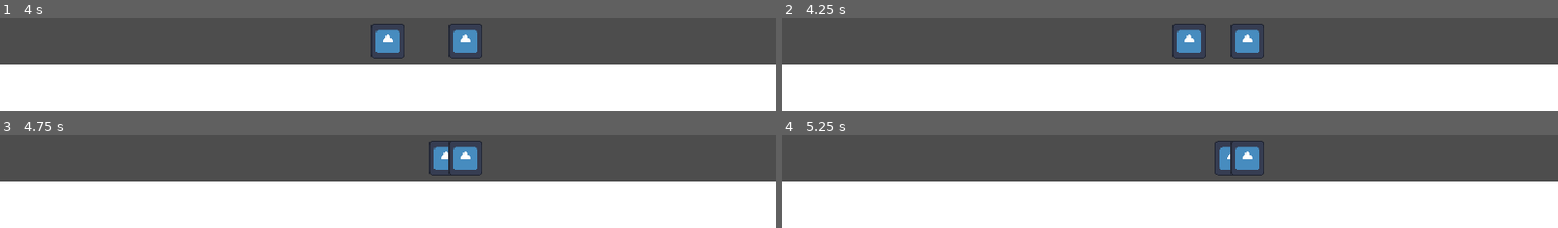
Above: before the commit, frames 1-4 (two rows, left to right).
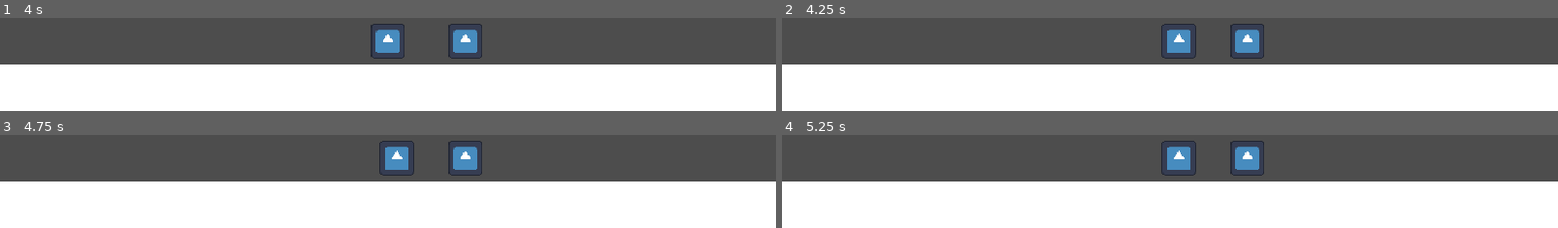
Above: after the commit, the same moments.

Repository: LucasSMFerreira/IdleAdventure
Game: Godot game, scene res://scenes/main.tscn
Two runs of this game, one before a commit and one after it. Both use one fixed random seed, a clock stepped at 60 frames per second and the inputs below. The project has no main scene, so this scene is started directly. The engine's default icon, where the game draws it, is replaced by a stand-in: a white triangle on a blue panel in a dark square.
Inputs:
- Up to frame 1 (4 s): no input
- Up to frame 2 (4.25 s): no input
- Up to frame 3 (4.75 s): no input
- Up to frame 4 (5.25 s): no input

Frame 1 is identical in both runs. In frame 2, 1.0% of the frame differs, in the area x 48-55%, y 6-44%; in frame 3, 1.5%, in the area x 48-59%, y 6-44%; in frame 4, 1.4%.

Commit message:
Faz player parar perto do inimigo

Diff:
--- a/scenes/enemy.tscn
+++ b/scenes/enemy.tscn
@@ -4,7 +4,7 @@
 
 [sub_resource type="RectangleShape2D" id="RectangleShape2D_f1574"]
 
-[node name="Enemy" type="CharacterBody2D" unique_id=1046536965]
+[node name="Enemy" type="CharacterBody2D" unique_id=1046536965 groups=["enemy"]]
 
 [node name="Sprite2D" type="Sprite2D" parent="." unique_id=314700448]
 scale = Vector2(0.35, 0.35)
--- a/scenes/main.tscn
+++ b/scenes/main.tscn
@@ -1,7 +1,6 @@
 [gd_scene format=3 uid="uid://w5xqtnobdg1x"]
 
 [ext_resource type="PackedScene" uid="uid://84amswouxexy" path="res://scenes/player.tscn" id="1_o5qli"]
-[ext_resource type="Script" uid="uid://wluv1auo4yb2" path="res://scenes/player.gd" id="2_0wfyh"]
 [ext_resource type="PackedScene" uid="uid://ued1gefky06h" path="res://scenes/enemy.tscn" id="3_sugp2"]
 
 [node name="Main" type="Node2D" unique_id=1100356496]
@@ -13,7 +12,6 @@
 
 [node name="Player" parent="." unique_id=653104005 instance=ExtResource("1_o5qli")]
 position = Vector2(100, 210)
-script = ExtResource("2_0wfyh")
 
 [node name="Enemy" parent="." unique_id=1046536965 instance=ExtResource("3_sugp2")]
 position = Vector2(600, 210)
--- a/scenes/player.gd
+++ b/scenes/player.gd
@@ -1,7 +1,12 @@
 extends CharacterBody2D
 
 var velocidade = 100.0
+var inimigo_perto = false
 
-func _physics_process(delta):
-	velocity.x = velocidade
+func _physics_process(_delta):
+	velocity.x = 0.0 if inimigo_perto else velocidade
 	move_and_slide()
+
+func _on_detection_body_entered(body):
+	if body.is_in_group("enemy"):
+		inimigo_perto = true
--- a/scenes/player.tscn
+++ b/scenes/player.tscn
@@ -1,10 +1,14 @@
 [gd_scene format=3 uid="uid://84amswouxexy"]
 
 [ext_resource type="Texture2D" uid="uid://y3u5sapnve1s" path="res://scenes/icon.svg" id="1_3vyb7"]
+[ext_resource type="Script" uid="uid://wluv1auo4yb2" path="res://scenes/player.gd" id="2_player"]
 
 [sub_resource type="RectangleShape2D" id="RectangleShape2D_f1574"]
+[sub_resource type="RectangleShape2D" id="RectangleShape2D_detection"]
+size = Vector2(70, 50)
 
 [node name="Player" type="CharacterBody2D" unique_id=653104005]
+script = ExtResource("2_player")
 
 [node name="Visual" type="Sprite2D" parent="." unique_id=376890448]
 scale = Vector2(0.35, 0.35)
@@ -12,3 +16,11 @@
 
 [node name="CollisionShape2D" type="CollisionShape2D" parent="." unique_id=19082127]
 shape = SubResource("RectangleShape2D_f1574")
+
+[node name="Detection" type="Area2D" parent="."]
+
+[node name="CollisionShape2D" type="CollisionShape2D" parent="Detection"]
+position = Vector2(45, 0)
+shape = SubResource("RectangleShape2D_detection")
+
+[connection signal="body_entered" from="Detection" to="." method="_on_detection_body_entered"]
